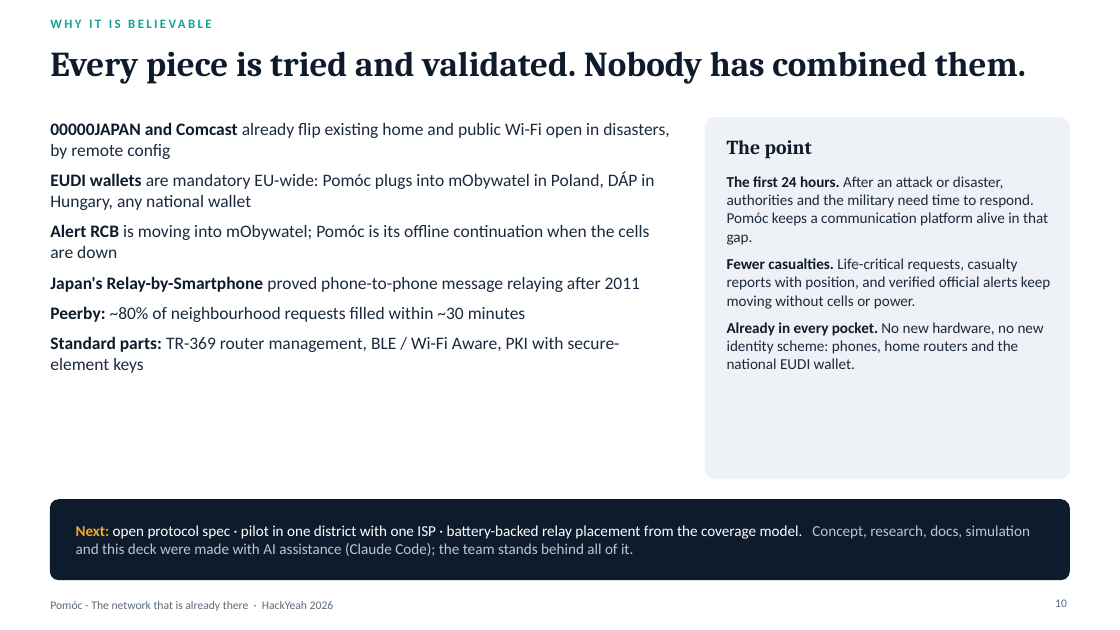
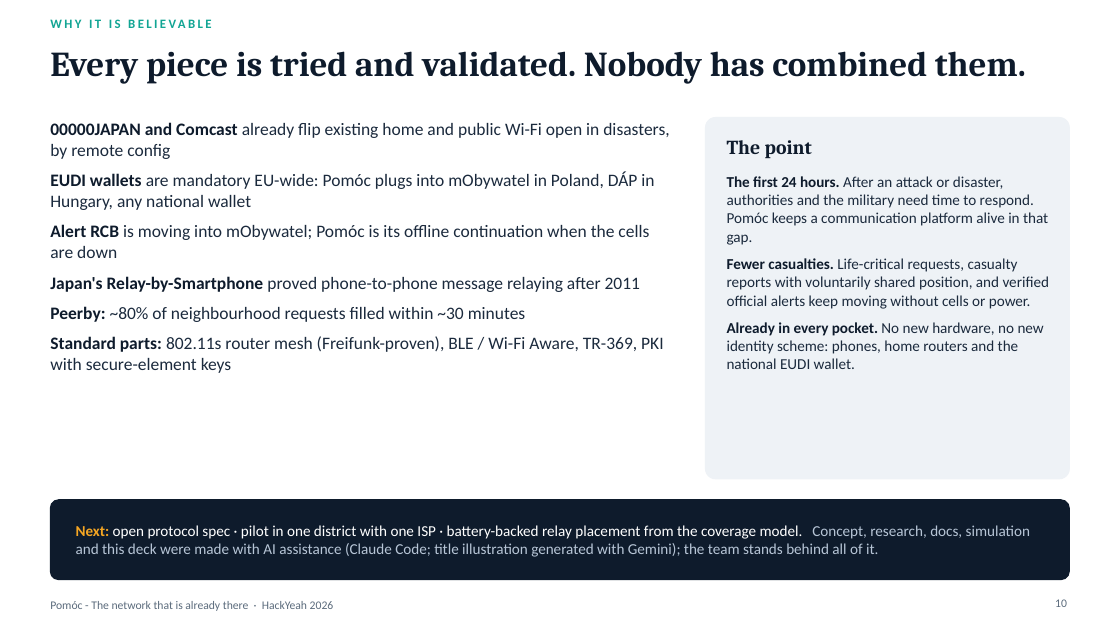
Before and after one commit to theapexlab/hackyeah2026, a slide deck: slide 10 of docs/pitch/pomoc.pptx. Drawn at 1120x630 pixels with LibreOffice and Linux fonts; fonts in the diff are those of the drawing. Boxes give left, top, right and bottom in pixels: in the first picture for what was removed or moved away, otherwise in the second. Text is boxed around its words. In the diff, an @@ line names an element or a change of style, - is before the commit and + after.

Commit message:
Update documentation and diagrams for clarity and accuracy
- Revised README to clarify the trigger conditions for local authority declarations.
- Enhanced deck documentation with detailed descriptions of emergency mode and system interactions.
- Updated concept documentation to reflect changes in the trust model and key generation process.
- Improved prior art section with additional context on community networks.
- Adjusted non-functional requirements to specify key management and privacy measures.
- Refined diagrams to better illustrate system architecture and trust model.

These changes aim to improve understanding and usability of the documentation for developers and stakeholders.

```diff
--- a/docs/pitch/pomoc.pptx
+++ b/docs/pitch/pomoc.pptx
@@ text at box(727, 258, 1049, 309): text changed @@
-Fewer casualties. Life-critical requests, casualty reports with position, and verified official alerts keep moving without cells or power.
+Fewer casualties. Life-critical requests, casualty reports with voluntarily shared position, and verified official alerts keep moving without cells or power.
@@ text at box(50, 336, 663, 373): text changed @@
-Standard parts: TR-369 router management, BLE / Wi-Fi Aware, PKI with secure-element keys
+Standard parts: 802.11s router mesh (Freifunk-proven), BLE / Wi-Fi Aware, TR-369, PKI with secure-element keys
@@ text at box(76, 525, 1030, 557): text changed @@
-Next: open protocol spec · pilot in one district with one ISP · battery-backed relay placement from the coverage model. Concept, research, docs, simulation and this deck were made with AI assistance (Claude Code); the team stands behind all of it.
+Next: open protocol spec · pilot in one district with one ISP · battery-backed relay placement from the coverage model. Concept, research, docs, simulation and this deck were made with AI assistance (Claude Code; title illustration generated with Gemini); the team stands behind all of it.
```
Also in this commit, not shown: 6 other slides changed, 11 other files.
